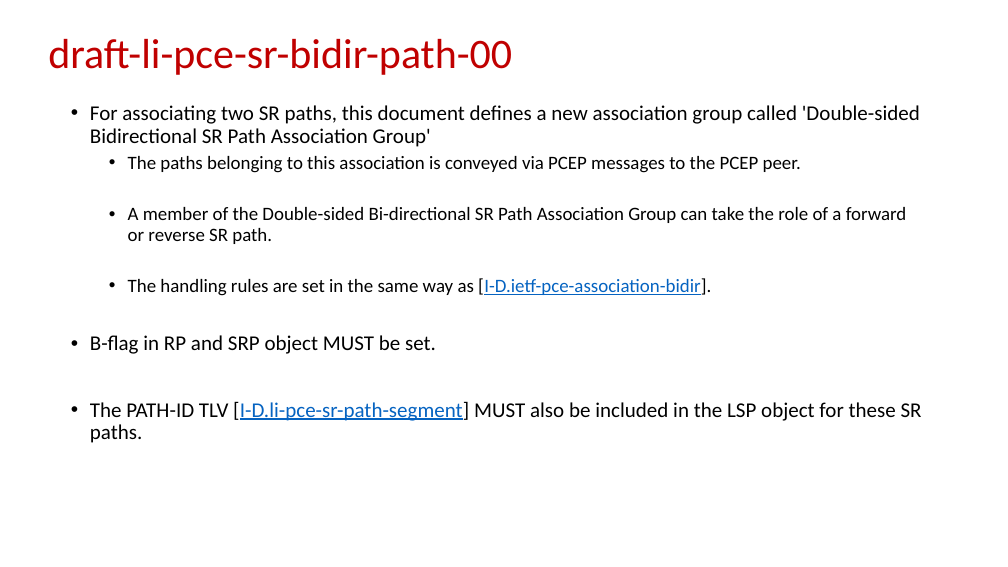
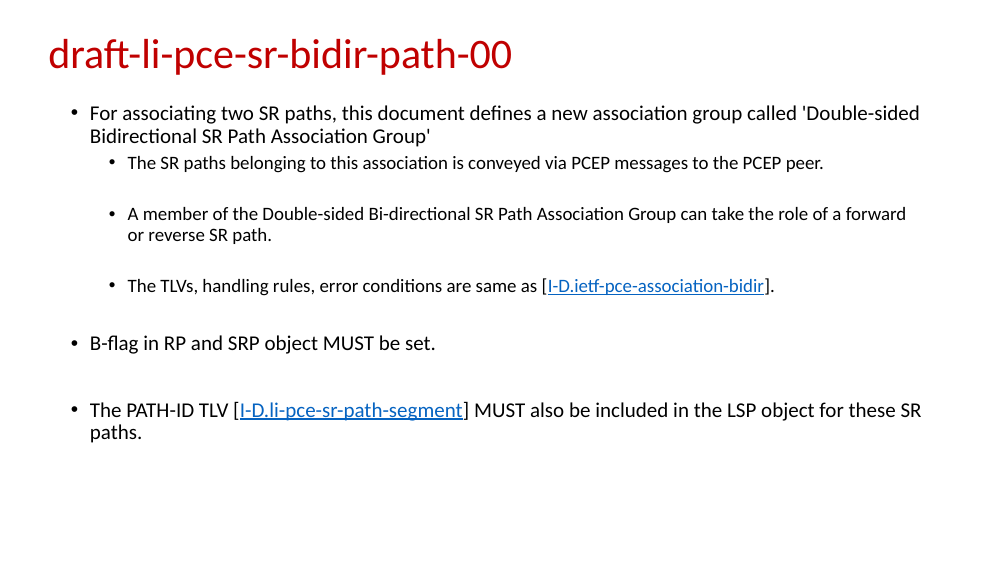
Before and after one commit to dhruvdhody-huawei/102, a slide deck: slide 17 of IETF-102-PCE-Path-Segment-in-PCEP.pptx. Drawn at 1008x567 pixels with LibreOffice and Linux fonts; fonts in the diff are those of the drawing. Boxes give left, top, right and bottom in pixels: in the first picture for what was removed or moved away, otherwise in the second. Text is boxed around its words. In the diff, an @@ line names an element or a change of style, - is before the commit and + after.

```diff
--- a/IETF-102-PCE-Path-Segment-in-PCEP.pptx
+++ b/IETF-102-PCE-Path-Segment-in-PCEP.pptx
@@ text at [128, 156, 824, 173]: text changed @@
-  • The paths belonging to this association is conveyed via PCEP messages to the PCEP peer.
+  • The SR paths belonging to this association is conveyed via PCEP messages to the PCEP peer.
@@ text at [128, 278, 775, 296]: text changed @@
-  • The handling rules are set in the same way as [I-D.ietf-pce-association-bidir].
+  • The TLVs, handling rules, error conditions are same as [I-D.ietf-pce-association-bidir].
```
Also in this commit, not shown: 8 other slides changed.
